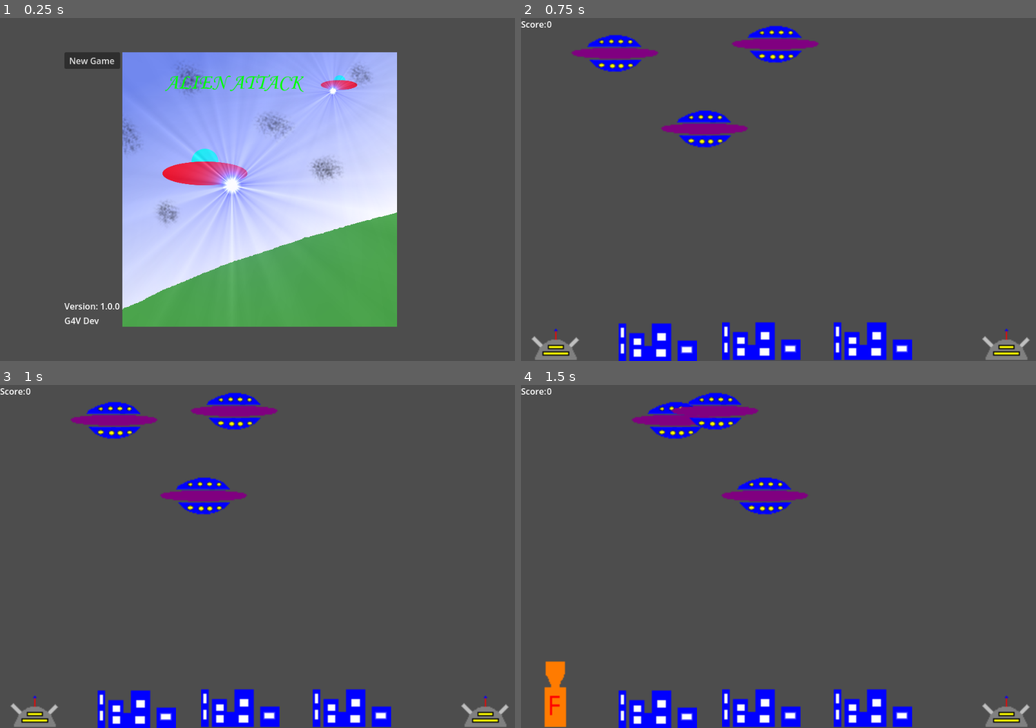
Above: before the commit, frames 1-4 (two rows, left to right).
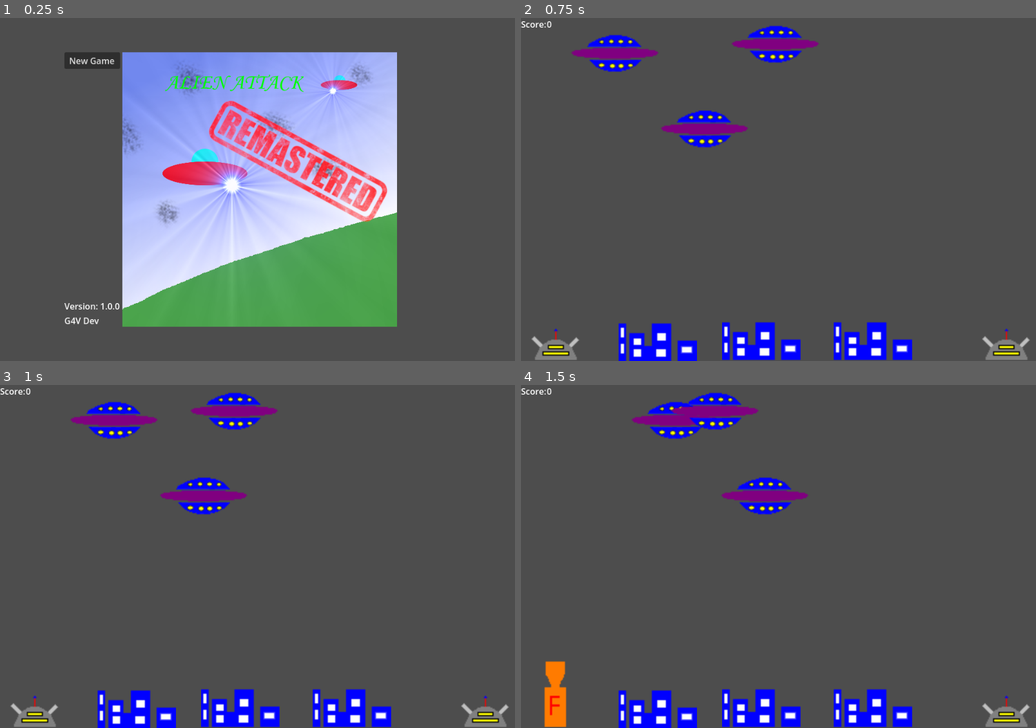
Above: after the commit, the same moments.

Repository: halkeye/AlienAttackGodot
Game: Godot game, scene res://scenes/main_menu.tscn
Two runs of this game, one before a commit and one after it. Both use one fixed random seed, a clock stepped at 60 frames per second and the inputs below. This scene is started directly instead of the project's main scene.
Inputs (mouse positions are in pixels of both pictures, inside the frame that each line leads up to):
- Up to frame 1 (0.25 s): no input
- Up to frame 2 (0.75 s): click "New Game" at 0.5 s
- Up to frame 3 (1 s): no input
- Up to frame 4 (1.5 s): click (557, 693) at 1.25 s

The runs differ from the first frame. In frame 1, 3.4% of the frame differs, in the area x 40-76%, y 24-60%; in frame 2, nothing differs; in frame 3, nothing differs; in frame 4, nothing differs.

Commit message:
Remastered Logo

Diff:
--- a/scenes/main_menu.gd
+++ b/scenes/main_menu.gd
@@ -2,15 +2,11 @@
 
 var MainScene = preload("res://scenes/main.tscn")
 
-# Called when the node enters the scene tree for the first time.
 func _ready():
-	pass # Replace with function body.
-
-
-# Called every frame. 'delta' is the elapsed time since the previous frame.
-func _process(delta):
 	pass
 
+func _process(_delta):
+	pass
 
 func _on_new_game_pressed():
 	get_tree().change_scene_to_packed(MainScene)
--- a/scenes/main_menu.tscn
+++ b/scenes/main_menu.tscn
@@ -1,7 +1,7 @@
 [gd_scene load_steps=3 format=3 uid="uid://by53gn62dlhjt"]
 
 [ext_resource type="Script" path="res://scenes/main_menu.gd" id="1_777h8"]
-[ext_resource type="Texture2D" uid="uid://barlretbr5war" path="res://artwork/splash/Splash.png" id="1_ifwcv"]
+[ext_resource type="Texture2D" uid="uid://dsm30pxk170dw" path="res://artwork/splash/SplashRemastered.png" id="2_htqyp"]
 
 [node name="MainMenu" type="MarginContainer"]
 anchors_preset = 15
@@ -42,8 +42,8 @@
 [node name="CenterContainer" type="CenterContainer" parent="HBoxContainer"]
 layout_mode = 2
 
-[node name="Spaslh" type="TextureRect" parent="HBoxContainer/CenterContainer"]
+[node name="Splash" type="TextureRect" parent="HBoxContainer/CenterContainer"]
 layout_mode = 2
-texture = ExtResource("1_ifwcv")
+texture = ExtResource("2_htqyp")
 
 [connection signal="pressed" from="HBoxContainer/VBoxContainer/MenuOptions/New Game" to="." method="_on_new_game_pressed"]
Binary file added: artwork/splash/Defeat.png
Not shown, added: artwork/splash/Defeat.png.import
Binary file added: artwork/splash/SplashRemastered.png
Not shown, added: artwork/splash/SplashRemastered.png.import
Binary file added: artwork/splash/remastered.png
Not shown, added: artwork/splash/remastered.png.import
